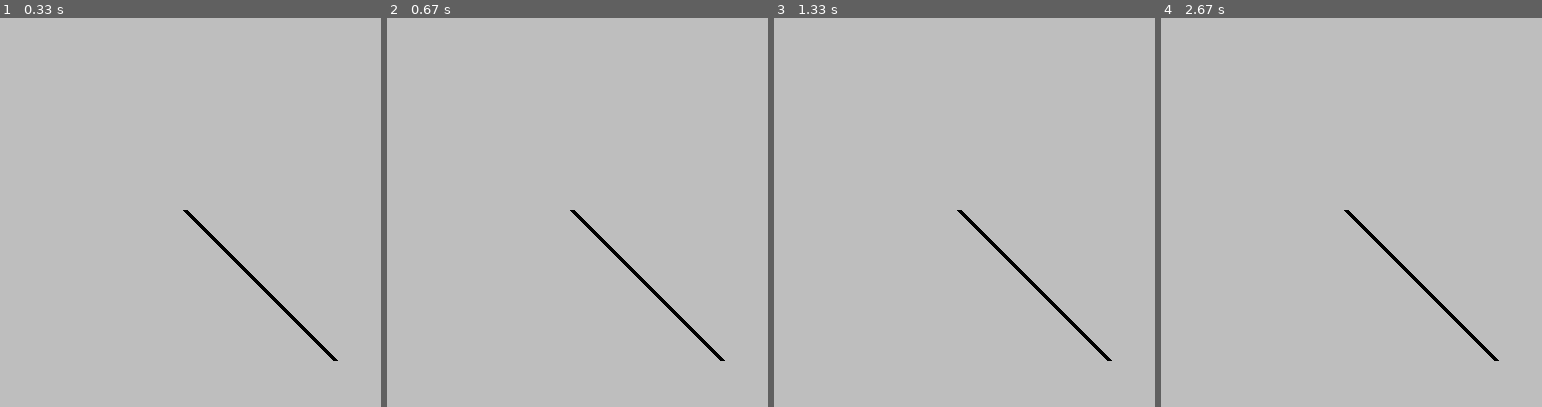
Above: before the commit, frames 1-4 (left to right).
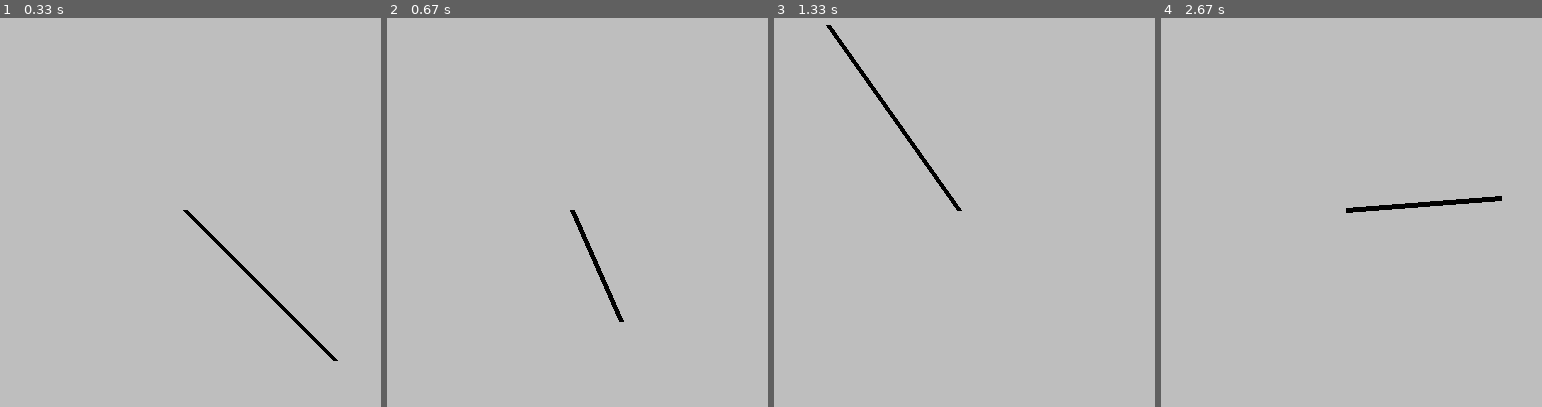
Above: after the commit, the same moments.

Repository: johanhake/it2-kodeekssempler-25-26
Game: pygame game, started from runde4/eksempler/eks_4.2.4_strikk.py
Same seed, same stepped clock (60 frames per second), same inputs: the game is played once before the commit and once after it.
Inputs (mouse positions are in pixels of both pictures, inside the frame that each line leads up to):
- Up to frame 1 (0.33 s): no input
- Up to frame 2 (0.67 s): press the mouse at (451, 212) at 0.37 s; move the mouse to (535, 266) at 0.47 s; release the mouse at (619, 321) at 0.6 s
- Up to frame 3 (1.33 s): click (804, 325) at 0.73 s; click (827, 25) at 1.07 s
- Up to frame 4 (2.67 s): click (1324, 340) at 1.4 s; click (1534, 399) at 1.73 s; click (1446, 173) at 2.07 s; click (1500, 196) at 2.4 s

Frame 1 is identical in both runs. In frame 2, 0.9% of the frame differs, in the area x 48-89%, y 49-89%; in frame 3, 1.1%, in the area x 13-89%, y 1-89%; in frame 4, 1.0%.

Commit message:
Eksempler fra timen

Diff:
--- a/runde4/eksempler/eks_4.2.4_strikk.py
+++ b/runde4/eksempler/eks_4.2.4_strikk.py
@@ -20,7 +20,7 @@
             if event.type == pg.QUIT:
                 self.running = False
             if event.type == pg.MOUSEMOTION:
-                self.pos = (400, 400)
+                self.pos = event.pos
 
     def update(self):
         pass
--- a/runde4/eksempler/eks_4.2.5_ball_mot_ball.py
+++ b/runde4/eksempler/eks_4.2.5_ball_mot_ball.py
@@ -39,8 +39,8 @@
         pg.display.set_caption("Baller som kolliderer")
         self.running = True
         self.all_sprites = pg.sprite.Group()
-        Ball(self, "red", 5, "left")
-        Ball(self, "blue", -2, "right")
+        self.ball1 = Ball(self, "red", 5, "left")
+        self.ball2 = Ball(self, "blue", -2, "right")
 
     def handle_events(self):
         for event in pg.event.get():
@@ -48,7 +48,10 @@
                 self.running = False
 
     def update(self):
-        # if pg.sprite.collide_circle(sprite_1, sprite_2):
+        if pg.sprite.collide_circle(self.ball1, self.ball2):
+            self.ball1.collide()
+            self.ball2.collide()
+
         # Fortsett her
         self.all_sprites.update()
 
